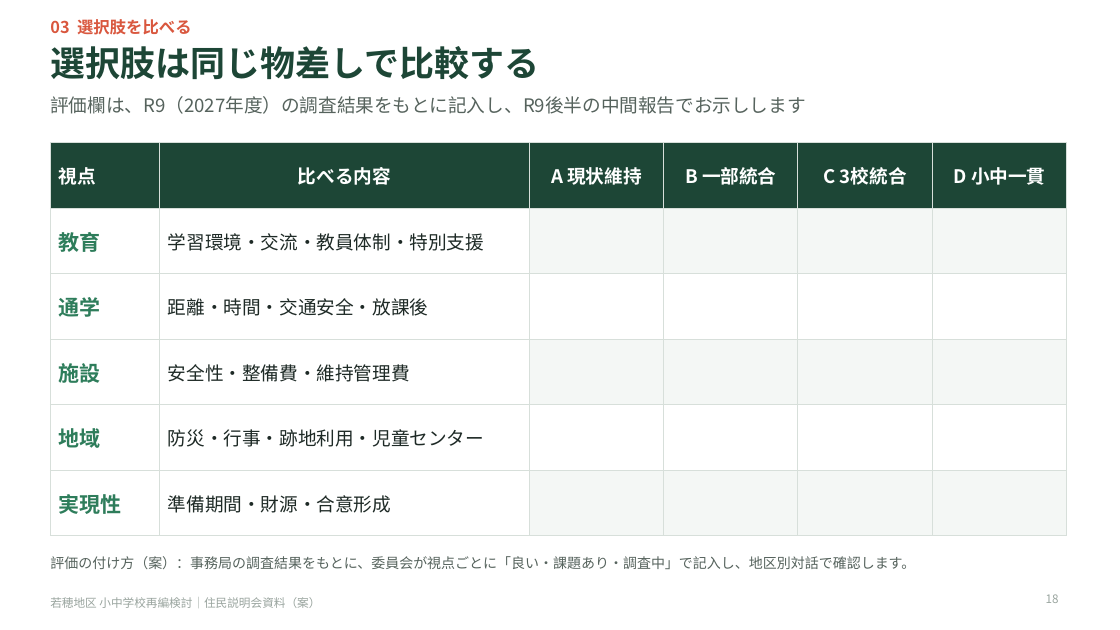
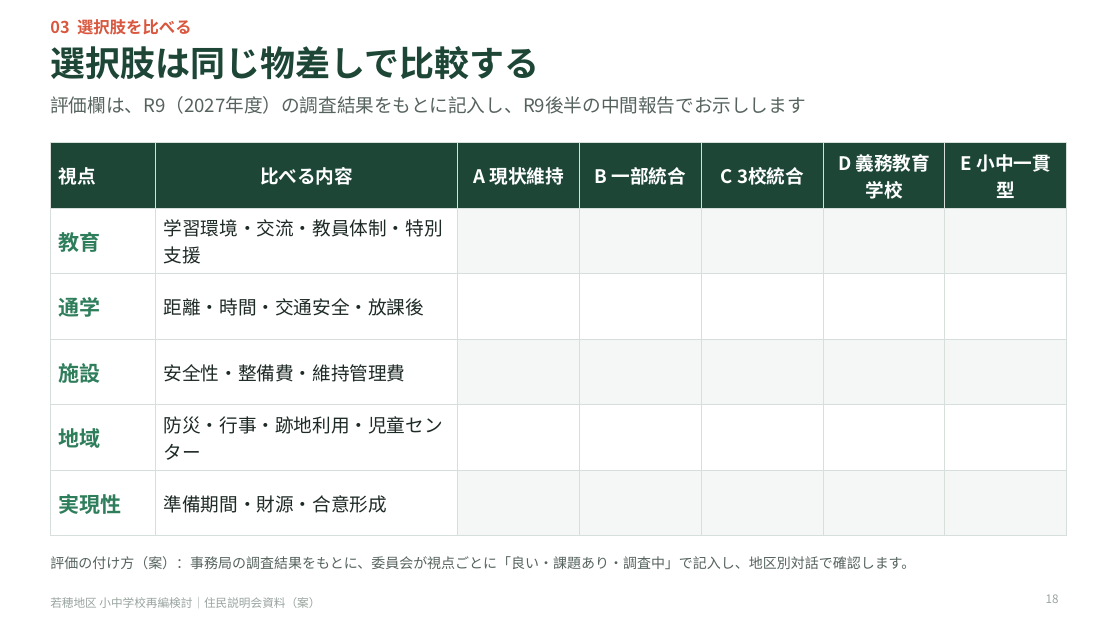
Before and after one commit to Masaki12008/GS, a slide deck: slide 18 of output/若穂地区_住民説明会資料.pptx. Drawn at 1120x630 pixels with LibreOffice and Linux fonts; fonts in the diff are those of the drawing. Boxes give left, top, right and bottom in pixels: in the first picture for what was removed or moved away, otherwise in the second. Text is boxed around its words. In the diff, an @@ line names an element or a change of style, - is before the commit and + after.

```diff
--- a/output/若穂地区_住民説明会資料.pptx
+++ b/output/若穂地区_住民説明会資料.pptx
@@ table at box(50, 143, 1067, 518) @@
-column 6: D 小中一貫 |  |  |  |  | 
+column 6: D 義務教育学校 |  |  |  |  | 
+column 7: E 小中一貫型 |  |  |  |  | 
```
Also in this commit, not shown: 4 other slides changed, 5 other files.
